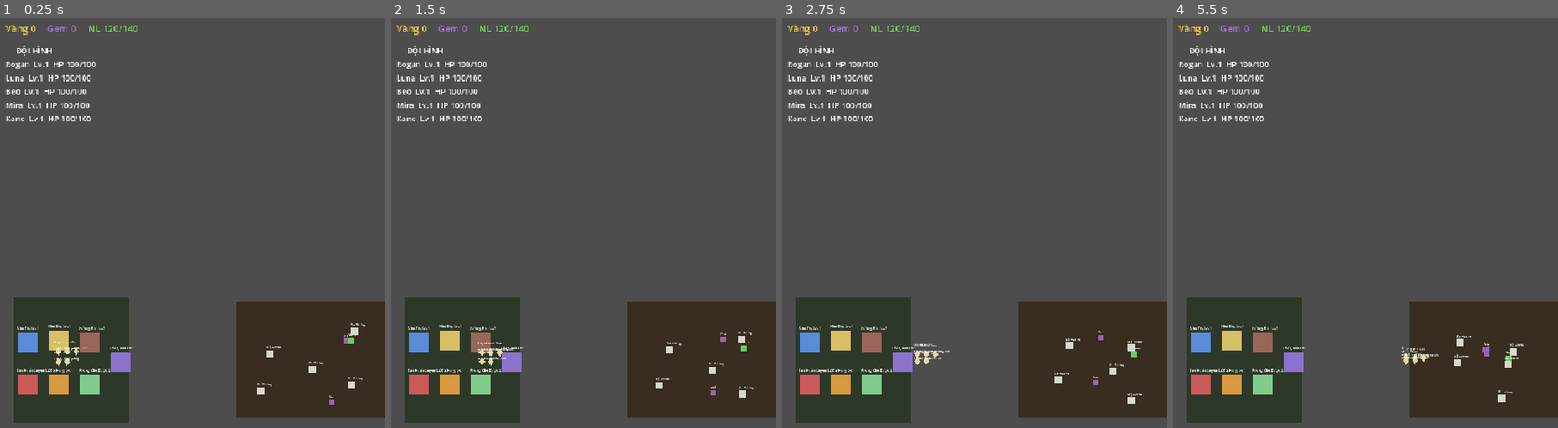
Above: before the commit, frames 1-4 (left to right).
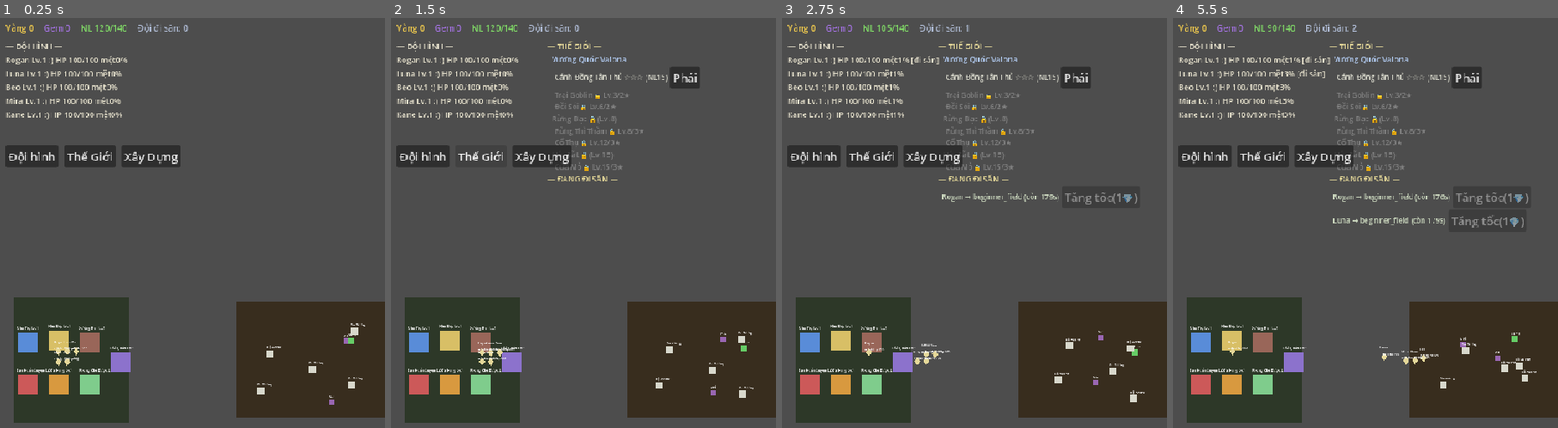
Above: after the commit, the same moments.

Repository: mockingbitch/herogasm
Game: Godot game, scene res://scenes/world.tscn
The game is run twice, just before and just after one commit, with the same random seed, the same clock (stepped at 60 frames per second) and the same inputs.
Inputs (mouse positions are in pixels of both pictures, inside the frame that each line leads up to):
- Up to frame 1 (0.25 s): no input
- Up to frame 2 (1.5 s): click (421, 157) at 0.5 s, where only the run after the commit has a clickable "Đội hình"; click (479, 157) at 1.25 s, where only the run after the commit has a clickable "Thế Giới"
- Up to frame 3 (2.75 s): click (1074, 79) at 2 s, where only the run after the commit has a clickable "Phái"
- Up to frame 4 (5.5 s): click (1323, 157) at 2.75 s, where only the run after the commit has a clickable "Xây Dựng"; click (1203, 157) at 3.5 s, where only the run after the commit has a clickable "Đội hình"; click (1261, 157) at 4.25 s, where only the run after the commit has a clickable "Thế Giới"; click (1465, 79) at 5 s, where only the run after the commit has a clickable "Phái"

The runs differ from the first frame. In frame 1, 4.3% of the frame differs, in the area x 1-49%, y 1-37%; in frame 2, 5.3%; in frame 3, 6.4%; in frame 4, 7.3%, in the area x 1-95%, y 1-94%.

Commit message:
P2.5: HUD tương tác — HeroCard, panel Thế Giới & Xây Dựng
- GameHud: HeroCard (HP/mệt/mặt cảm xúc/badge thương+KO), top-bar ví + số đội đi săn,
  nav Đội hình/Thế Giới/Xây Dựng, toast expedition/offline/zone-clear.
- WorldPanel: list region/zone (khoá + sao), nút Phái đoàn, expedition đang chạy + đếm ngược + Tăng tốc gem.
- BuildPanel: 7 building + nút nâng cấp (cost từ EconomyService).
- Expedition idle giờ hiển thị/tương tác được song song với field-hunt.

Co-Authored-By: Claude Opus 4.8 (1M context) <noreply@anthropic.com>

Diff:
--- /dev/null
+++ b/game/ui/build_panel.gd
@@ -0,0 +1,53 @@
+class_name BuildPanel
+extends Control
+## Panel Xây Dựng: list 7 building + nút nâng cấp (cost từ EconomyService qua BuildingDef).
+
+var _box: VBoxContainer
+
+func _ready() -> void:
+	_box = VBoxContainer.new()
+	_box.add_theme_constant_override("separation", 3)
+	add_child(_box)
+	refresh()
+
+func refresh() -> void:
+	if _box == null:
+		return
+	for c in _box.get_children():
+		c.queue_free()
+	_header("— XÂY DỰNG (Vàng %d) —" % PlayerProfile.gold)
+	for s in ServiceRegistry.all():
+		var b := s["node"] as Building
+		if b == null or b.def == null:
+			continue
+		_building_row(b)
+
+func _building_row(b: Building) -> void:
+	var row := HBoxContainer.new()
+	var lbl := Label.new()
+	lbl.add_theme_font_size_override("font_size", 10)
+	lbl.add_theme_color_override("font_color", Color(0.85, 0.85, 0.8))
+	lbl.text = "  %s Lv.%d" % [b.def.display_name, b.level]
+	row.add_child(lbl)
+	var btn := Button.new()
+	if b.can_upgrade():
+		var cost := b.upgrade_cost()
+		btn.text = "Nâng (%d vàng)" % cost
+		btn.disabled = PlayerProfile.gold < cost
+		btn.pressed.connect(func(): _upgrade(b))
+	else:
+		btn.text = "MAX"
+		btn.disabled = true
+	row.add_child(btn)
+	_box.add_child(row)
+
+func _upgrade(b: Building) -> void:
+	if b.upgrade():
+		refresh()
+
+func _header(text: String) -> void:
+	var l := Label.new()
+	l.text = text
+	l.add_theme_font_size_override("font_size", 11)
+	l.add_theme_color_override("font_color", Color(0.9, 0.85, 0.6))
+	_box.add_child(l)
--- a/game/ui/game_hud.gd
+++ b/game/ui/game_hud.gd
@@ -1,14 +1,17 @@
 class_name GameHud
 extends CanvasLayer
-## HUD event-driven (ui.md): TopBar (Gold/Gem/Energy) + roster list + popup offline.
-## Gameplay -> State -> ViewModel(poll nhẹ) -> UI. UI KHÔNG sửa gameplay trực tiếp.
+## HUD P2.5 (ui.md: world always visible). Top bar ví + HeroCard (hp/fatigue/mood/injury)
+## + nav toggle World/Build panel + toast (expedition/offline). Event-driven + poll nhẹ roster.
 
 var _gold: Label
 var _gems: Label
 var _energy: Label
+var _exp: Label
 var _roster: Label
 var _toast: Label
 var _toast_cd: float = 0.0
+var _world_panel: WorldPanel
+var _build_panel: BuildPanel
 
 func _ready() -> void:
 	_build()
@@ -16,61 +19,126 @@
 	EventBus.gems_changed.connect(func(v): _gems.text = "Gem %d" % v)
 	EventBus.energy_changed.connect(func(v, m): _energy.text = "NL %d/%d" % [v, m])
 	EventBus.offline_reward.connect(_on_offline)
-	EventBus.hero_knocked_out.connect(func(id): _flash("%s bất tỉnh — về thành hồi" % id))
-	# init
+	EventBus.hero_knocked_out.connect(func(id): _flash("%s bất tỉnh — về thành hồi" % _hero_name(id)))
+	EventBus.expedition_resolved.connect(_on_exp_resolved)
+	EventBus.expeditions_batch_resolved.connect(func(b): _flash("Offline: %d expedition hoàn tất" % int(b.get("count", 0)), 7.0))
+	EventBus.zone_cleared.connect(func(z, s): _flash("Clear %s (%d★)" % [z, s]))
 	_gold.text = "Vàng %d" % PlayerProfile.gold
 	_gems.text = "Gem %d" % PlayerProfile.gems
 	_energy.text = "NL %d/%d" % [PlayerProfile.energy, PlayerProfile.max_energy]
 
 func _process(delta: float) -> void:
 	_refresh_roster()
+	_exp.text = "Đội đi săn: %d" % ExpeditionService.active_count()
 	if _toast_cd > 0.0:
 		_toast_cd -= delta
 		if _toast_cd <= 0.0:
 			_toast.text = ""
 
+# --- roster HeroCards ------------------------------------------------------
 func _refresh_roster() -> void:
 	var lines: Array[String] = ["— ĐỘI HÌNH —"]
 	for id in PlayerProfile.hero_ids:
 		var h: HeroInstance = PlayerProfile.get_hero(id)
 		if h == null:
 			continue
-		var ko := " (KO)" if h.is_ko else ""
-		lines.append("%s  Lv.%d  HP %d/%d%s" % [h.display_name, h.level, h.current_hp, h.eff_max_hp(), ko])
+		var badge := ""
+		if h.is_ko:
+			badge = " [KO]"
+		elif h.is_injured():
+			badge = " [thương%d]" % h.injury_level
+		if ExpeditionService.is_on_expedition(id):
+			badge += " [đi săn]"
+		lines.append("%s Lv.%d %s HP %d/%d mệt%d%%%s" % [
+			h.display_name, h.level, _mood_face(h.mood), h.current_hp, h.eff_max_hp(),
+			int(h.fatigue), badge])
 	_roster.text = "\n".join(lines)
 
+static func _mood_face(m: float) -> String:
+	if m >= 80.0: return ":D"
+	elif m >= 60.0: return ":)"
+	elif m >= 40.0: return ":|"
+	elif m >= 20.0: return ":("
+	return "T_T"
+
+func _hero_name(id: String) -> String:
+	var h: HeroInstance = PlayerProfile.get_hero(id)
+	return h.display_name if h != null else id
+
+# --- toasts ----------------------------------------------------------------
 func _on_offline(s: Dictionary) -> void:
-	_flash("Khi bạn vắng mặt ~%dph: +%d vàng, +%d xp/hero" % [int(s.get("seconds", 0)) / 60, int(s.get("gold", 0)), int(s.get("xp_each", 0))], 8.0)
+	_flash("Khi vắng ~%dph: +%d vàng, +%d xp/hero, %d expedition" % [
+		int(s.get("seconds", 0)) / 60, int(s.get("gold", 0)), int(s.get("xp_each", 0)), int(s.get("expeditions", 0))], 8.0)
+
+func _on_exp_resolved(s: Dictionary) -> void:
+	var res := "thắng %d★" % int(s.get("stars", 0)) if str(s.get("outcome", "")) == "win" else "thất bại (KO)"
+	_flash("%s về từ %s: %s" % [_hero_name(str(s.get("hero_id", ""))), str(s.get("zone_id", "")), res])
 
 func _flash(msg: String, dur: float = 4.0) -> void:
 	_toast.text = msg
 	_toast_cd = dur
 
+# --- build UI --------------------------------------------------------------
 func _build() -> void:
 	var top := HBoxContainer.new()
 	top.position = Vector2(10, 8)
-	top.add_theme_constant_override("separation", 16)
+	top.add_theme_constant_override("separation", 14)
 	add_child(top)
 	_gold = _mk(top, Color(0.95, 0.8, 0.3))
 	_gems = _mk(top, Color(0.65, 0.45, 0.9))
 	_energy = _mk(top, Color(0.5, 0.85, 0.4))
+	_exp = _mk(top, Color(0.7, 0.75, 0.85))
 
-	_roster = Label.new()
-	_roster.position = Vector2(10, 40)
-	_roster.add_theme_font_size_override("font_size", 11)
-	_roster.mouse_filter = Control.MOUSE_FILTER_IGNORE
+	_roster = _lbl(Vector2(10, 34), 11, Color(0.9, 0.88, 0.8))
 	add_child(_roster)
 
-	_toast = Label.new()
-	_toast.position = Vector2(10, 300)
-	_toast.add_theme_font_size_override("font_size", 12)
-	_toast.add_theme_color_override("font_color", Color(0.6, 0.9, 0.6))
-	_toast.mouse_filter = Control.MOUSE_FILTER_IGNORE
+	_toast = _lbl(Vector2(10, 210), 12, Color(0.6, 0.9, 0.6))
 	add_child(_toast)
+
+	# panels (ẩn mặc định)
+	_world_panel = WorldPanel.new()
+	_world_panel.position = Vector2(220, 34)
+	_world_panel.visible = false
+	add_child(_world_panel)
+	_build_panel = BuildPanel.new()
+	_build_panel.position = Vector2(220, 34)
+	_build_panel.visible = false
+	add_child(_build_panel)
+
+	# nav
+	var nav := HBoxContainer.new()
+	nav.position = Vector2(10, 180)
+	nav.add_theme_constant_override("separation", 8)
+	add_child(nav)
+	_nav_btn(nav, "Đội hình", func(): _show(null))
+	_nav_btn(nav, "Thế Giới", func(): _show(_world_panel))
+	_nav_btn(nav, "Xây Dựng", func(): _show(_build_panel))
+
+func _show(panel) -> void:
+	_world_panel.visible = (panel == _world_panel)
+	_build_panel.visible = (panel == _build_panel)
+	if _world_panel.visible:
+		_world_panel.refresh()
+	if _build_panel.visible:
+		_build_panel.refresh()
+
+func _nav_btn(parent: Node, text: String, cb: Callable) -> void:
+	var b := Button.new()
+	b.text = text
+	b.pressed.connect(cb)
+	parent.add_child(b)
 
 func _mk(parent: Node, col: Color) -> Label:
 	var l := Label.new()
-	l.add_theme_font_size_override("font_size", 13)
+	l.add_theme_font_size_override("font_size", 12)
 	l.add_theme_color_override("font_color", col)
 	parent.add_child(l)
 	return l
+
+func _lbl(pos: Vector2, size: int, col: Color) -> Label:
+	var l := Label.new()
+	l.position = pos
+	l.add_theme_font_size_override("font_size", size)
+	l.add_theme_color_override("font_color", col)
+	l.mouse_filter = Control.MOUSE_FILTER_IGNORE
+	return l
--- /dev/null
+++ b/game/ui/world_panel.gd
@@ -0,0 +1,95 @@
+class_name WorldPanel
+extends Control
+## Panel Thế Giới: list region/zone (lock/sao) + nút Phái đoàn + expedition đang chạy + tăng tốc gem.
+## Rebuild nội dung mỗi 0.5s khi hiển thị (đếm ngược + trạng thái đổi). UI chỉ đọc/điều khiển service.
+
+var _box: VBoxContainer
+var _refresh_cd: float = 0.0
+
+func _ready() -> void:
+	_box = VBoxContainer.new()
+	_box.add_theme_constant_override("separation", 2)
+	add_child(_box)
+	refresh()
+
+func _process(delta: float) -> void:
+	if not visible:
+		return
+	_refresh_cd -= delta
+	if _refresh_cd <= 0.0:
+		_refresh_cd = 0.5
+		refresh()
+
+func refresh() -> void:
+	if _box == null:
+		return
+	for c in _box.get_children():
+		c.queue_free()
+	_header("— THẾ GIỚI —", Color(0.9, 0.85, 0.6))
+	for rid in Database.region_ids():
+		var r: RegionDef = Database.get_region_def(rid)
+		if r == null:
+			continue
+		var runlocked := WorldMap.is_region_unlocked(rid, PlayerProfile)
+		_header("  %s%s" % [r.display_name, "" if runlocked else " 🔒(Lv.%d)" % r.required_level],
+			Color(0.7, 0.8, 0.95) if runlocked else Color(0.5, 0.5, 0.5))
+		for zid in r.zone_ids:
+			_zone_row(zid)
+	_header("— ĐANG ĐI SĂN —", Color(0.9, 0.85, 0.6))
+	for e in ExpeditionService.active():
+		_exp_row(e)
+
+func _zone_row(zid: String) -> void:
+	var z: ZoneDef = Database.get_zone_def(zid)
+	if z == null:
+		return
+	var row := HBoxContainer.new()
+	var unlocked := PlayerProfile.is_zone_unlocked(zid)
+	var stars := PlayerProfile.zone_stars(zid)
+	var star_txt := "★".repeat(stars) + "☆".repeat(maxi(0, 3 - stars))
+	var lbl := Label.new()
+	lbl.add_theme_font_size_override("font_size", 10)
+	if unlocked:
+		lbl.text = "    %s %s (NL%d)" % [z.display_name, star_txt, z.energy_cost]
+		lbl.add_theme_color_override("font_color", Color(0.85, 0.85, 0.8))
+	else:
+		lbl.text = "    %s 🔒 Lv.%d/%d★" % [z.display_name, z.required_level, z.unlock_by_stars]
+		lbl.add_theme_color_override("font_color", Color(0.5, 0.5, 0.5))
+	row.add_child(lbl)
+	if unlocked:
+		var free := ExpeditionService.first_free_hero()
+		var b := Button.new()
+		b.text = "Phái"
+		b.disabled = free == "" or not ExpeditionService.can_start(free, zid)["ok"]
+		b.pressed.connect(func(): _dispatch(zid))
+		row.add_child(b)
+	_box.add_child(row)
+
+func _exp_row(e: ExpeditionState) -> void:
+	var row := HBoxContainer.new()
+	var h: HeroInstance = PlayerProfile.get_hero(e.hero_id)
+	var nm := h.display_name if h != null else e.hero_id
+	var lbl := Label.new()
+	lbl.add_theme_font_size_override("font_size", 10)
+	lbl.add_theme_color_override("font_color", Color(0.8, 0.85, 0.75))
+	lbl.text = "  %s → %s (còn %ds)" % [nm, e.zone_id, int(ExpeditionService.remaining(e))]
+	row.add_child(lbl)
+	var b := Button.new()
+	b.text = "Tăng tốc(1💎)"
+	b.disabled = PlayerProfile.gems < 1
+	b.pressed.connect(func(): ExpeditionService.speedup(e.id, 1))
+	row.add_child(b)
+	_box.add_child(row)
+
+func _dispatch(zid: String) -> void:
+	var free := ExpeditionService.first_free_hero()
+	if free != "":
+		ExpeditionService.start(free, zid)
+	refresh()
+
+func _header(text: String, col: Color) -> void:
+	var l := Label.new()
+	l.text = text
+	l.add_theme_font_size_override("font_size", 11)
+	l.add_theme_color_override("font_color", col)
+	_box.add_child(l)
Not shown, added: game/ui/build_panel.gd.uid
Not shown, added: game/ui/world_panel.gd.uid
